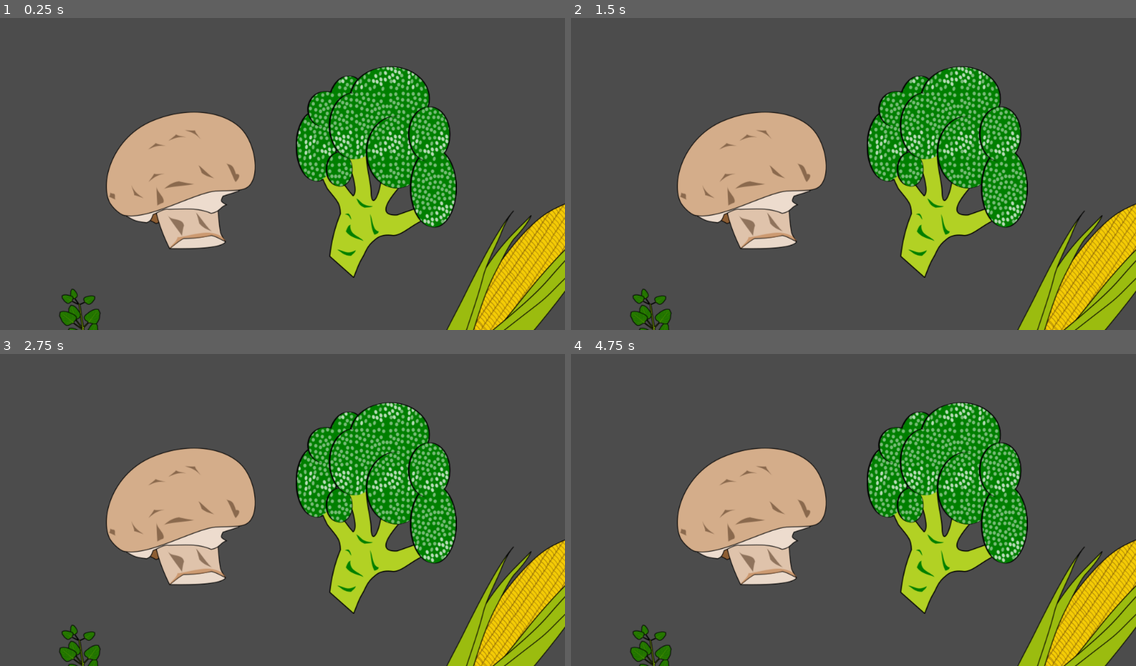
Above: before the commit, frames 1-4 (two rows, left to right).
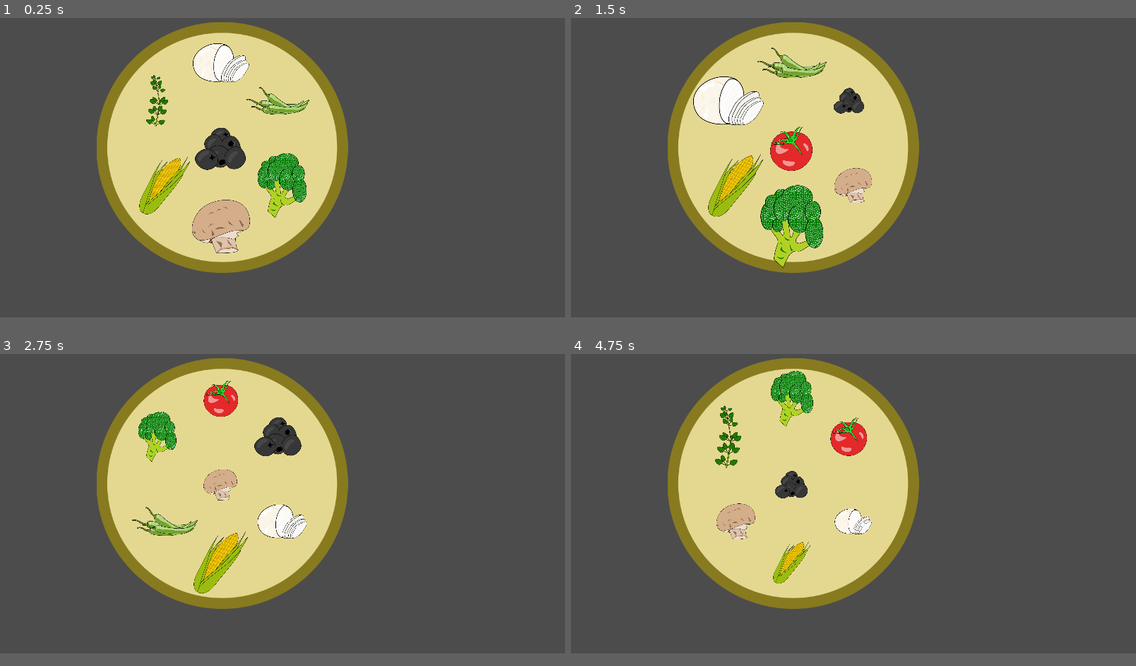
Above: after the commit, the same moments.

Repository: kaiec/pizzacheck
Game: Godot game, scene res://Game.tscn
Same seed, same stepped clock (60 frames per second), same inputs: the game is played once before the commit and once after it. Before the commit the project has no main scene; this scene is started directly in both runs.
Inputs:
- Up to frame 1 (0.25 s): no input
- Up to frame 2 (1.5 s): tap Enter (ui_accept) at 0.5, 1.35 s; hold Enter (ui_accept) 0.53-1.28 s
- Up to frame 3 (2.75 s): tap Enter (ui_accept) at 1.52, 1.82 s; hold Enter (ui_accept) from 2.03 s (still down)
- Up to frame 4 (4.75 s): release Enter (ui_accept) at 2.78 s; tap Enter (ui_accept) at 2.85, 3.02, 3.32, 4.35, 4.52 s; hold Enter (ui_accept) 3.53-4.28 s
In our replay, the window is 800x468 before the commit and 800x450 after it. These sizes can differ from the game's own. Grey fills any space a smaller window leaves; there, only what the larger window draws over its background counts as a difference.

The runs differ from the first frame. In frame 1, 44% of the frame differs, in the area x 10-100%, y 1-100%; in frame 2, 43%; in frame 3, 43%; in frame 4, 43%.

Commit message:
Shuffling plate

Diff:
--- /dev/null
+++ b/Game.gd
@@ -0,0 +1,19 @@
+extends Node2D
+
+
+# Declare member variables here. Examples:
+# var a = 2
+# var b = "text"
+
+
+# Called when the node enters the scene tree for the first time.
+func _ready():
+	pass # Replace with function body.
+
+
+# Called every frame. 'delta' is the elapsed time since the previous frame.
+#func _process(delta):
+#	pass
+func _input(event):
+	if event.is_action_pressed("ui_accept"):
+		$plate.shuffle()
--- a/Game.tscn
+++ b/Game.tscn
@@ -8,37 +8,46 @@
 [ext_resource path="res://assets/images/mozarella.png" type="Texture" id=6]
 [ext_resource path="res://assets/images/corn.png" type="Texture" id=7]
 [ext_resource path="res://assets/images/champignon.png" type="Texture" id=8]
+[ext_resource path="res://Plate.tscn" type="PackedScene" id=9]
+[ext_resource path="res://Game.gd" type="Script" id=10]
 
 [node name="Game" type="Node2D"]
+script = ExtResource( 10 )
 
-[node name="broccoli" type="Sprite" parent="."]
-position = Vector2( 681.72, 312.629 )
+[node name="plate" parent="." instance=ExtResource( 9 )]
+position = Vector2( 503.431, 334.122 )
+
+[node name="vegetables" type="Node2D" parent="."]
+visible = false
+
+[node name="broccoli" type="Sprite" parent="vegetables"]
+position = Vector2( 1639.1, 1173.64 )
 texture = ExtResource( 5 )
 
-[node name="champignon" type="Sprite" parent="."]
-position = Vector2( 327.683, 327.748 )
+[node name="champignon" type="Sprite" parent="vegetables"]
+position = Vector2( 187.831, 1331.91 )
 texture = ExtResource( 8 )
 
-[node name="corn" type="Sprite" parent="."]
-position = Vector2( 947.564, 538.155 )
+[node name="corn" type="Sprite" parent="vegetables"]
+position = Vector2( 531.806, 1400.44 )
 texture = ExtResource( 7 )
 
-[node name="mozarella" type="Sprite" parent="."]
-position = Vector2( 500.292, 727.143 )
+[node name="mozarella" type="Sprite" parent="vegetables"]
+position = Vector2( 179.762, 906.574 )
 texture = ExtResource( 6 )
 
-[node name="olives" type="Sprite" parent="."]
-position = Vector2( 946.304, 819.117 )
+[node name="olives" type="Sprite" parent="vegetables"]
+position = Vector2( 1556.43, 114.431 )
 texture = ExtResource( 3 )
 
-[node name="oregano" type="Sprite" parent="."]
-position = Vector2( 152.554, 691.865 )
+[node name="oregano" type="Sprite" parent="vegetables"]
+position = Vector2( -458.611, 999.03 )
 texture = ExtResource( 4 )
 
-[node name="peperoni" type="Sprite" parent="."]
-position = Vector2( 476.353, 1024.48 )
+[node name="peperoni" type="Sprite" parent="vegetables"]
+position = Vector2( 1124.35, 872.484 )
 texture = ExtResource( 2 )
 
-[node name="tomato" type="Sprite" parent="."]
-position = Vector2( 956.383, 1180.71 )
+[node name="tomato" type="Sprite" parent="vegetables"]
+position = Vector2( 1656.38, 480.715 )
 texture = ExtResource( 1 )
--- /dev/null
+++ b/Plate.gd
@@ -0,0 +1,29 @@
+extends Node2D
+
+var values = ["oregano", "peperoni", "mozarella", "corn", "tomato", "olives", "broccoli", "champignon"]
+var missing = "oregano"
+
+
+func shuffle():
+	var posnos = range(7)
+	posnos.shuffle()
+	values.shuffle()
+	missing = values[0]
+	for v in $vegetables.get_children():
+		if v.name == missing:
+			v.hide()
+			continue
+		v.position = $positions.get_child(posnos.pop_back()).position
+		var scale = rand_range(0.25, 0.5)
+		v.scale = Vector2(scale, scale)
+		v.show()
+
+
+# Called when the node enters the scene tree for the first time.
+func _ready():
+	shuffle()
+
+
+# Called every frame. 'delta' is the elapsed time since the previous frame.
+#func _process(delta):
+#	pass
--- /dev/null
+++ b/Plate.tscn
@@ -0,0 +1,78 @@
+[gd_scene load_steps=11 format=2]
+
+[ext_resource path="res://assets/images/plate.png" type="Texture" id=1]
+[ext_resource path="res://Plate.gd" type="Script" id=2]
+[ext_resource path="res://assets/images/tomato.png" type="Texture" id=3]
+[ext_resource path="res://assets/images/peperoni.png" type="Texture" id=4]
+[ext_resource path="res://assets/images/olives.png" type="Texture" id=5]
+[ext_resource path="res://assets/images/oregano.png" type="Texture" id=6]
+[ext_resource path="res://assets/images/broccoli.png" type="Texture" id=7]
+[ext_resource path="res://assets/images/mozarella.png" type="Texture" id=8]
+[ext_resource path="res://assets/images/corn.png" type="Texture" id=9]
+[ext_resource path="res://assets/images/champignon.png" type="Texture" id=10]
+
+[node name="plate" type="Node2D"]
+script = ExtResource( 2 )
+
+[node name="plate" type="Sprite" parent="."]
+texture = ExtResource( 1 )
+__meta__ = {
+"_edit_lock_": true
+}
+
+[node name="positions" type="Node2D" parent="."]
+
+[node name="pos1" type="Node2D" parent="positions"]
+position = Vector2( -2.82843, -192.333 )
+
+[node name="pos2" type="Node2D" parent="positions"]
+position = Vector2( 125.865, -106.066 )
+
+[node name="pos3" type="Node2D" parent="positions"]
+position = Vector2( 135.764, 86.267 )
+
+[node name="pos4" type="Node2D" parent="positions"]
+position = Vector2( -2.82843, 179.605 )
+
+[node name="pos5" type="Node2D" parent="positions"]
+position = Vector2( -130.108, 86.267 )
+
+[node name="pos6" type="Node2D" parent="positions"]
+position = Vector2( -147.078, -106.066 )
+
+[node name="pos7" type="Node2D" parent="positions"]
+position = Vector2( -4.24261, 2.82837 )
+
+[node name="vegetables" type="Node2D" parent="."]
+
+[node name="broccoli" type="Sprite" parent="vegetables"]
+position = Vector2( -304.897, 1717.64 )
+texture = ExtResource( 7 )
+
+[node name="champignon" type="Sprite" parent="vegetables"]
+position = Vector2( 119.831, 1731.91 )
+texture = ExtResource( 10 )
+
+[node name="corn" type="Sprite" parent="vegetables"]
+position = Vector2( -344.194, 1228.44 )
+texture = ExtResource( 9 )
+
+[node name="mozarella" type="Sprite" parent="vegetables"]
+position = Vector2( 527.762, 1222.57 )
+texture = ExtResource( 8 )
+
+[node name="olives" type="Sprite" parent="vegetables"]
+position = Vector2( 508.43, 1622.43 )
+texture = ExtResource( 5 )
+
+[node name="oregano" type="Sprite" parent="vegetables"]
+position = Vector2( 81.3888, 1235.03 )
+texture = ExtResource( 6 )
+
+[node name="peperoni" type="Sprite" parent="vegetables"]
+position = Vector2( 1168.35, 1160.48 )
+texture = ExtResource( 4 )
+
+[node name="tomato" type="Sprite" parent="vegetables"]
+position = Vector2( 956.383, 1620.71 )
+texture = ExtResource( 3 )
--- /dev/null
+++ b/assets/images/plate.svg
@@ -0,0 +1,65 @@
+<?xml version="1.0" encoding="UTF-8" standalone="no"?>
+<svg
+   xmlns:dc="http://purl.org/dc/elements/1.1/"
+   xmlns:cc="http://creativecommons.org/ns#"
+   xmlns:rdf="http://www.w3.org/1999/02/22-rdf-syntax-ns#"
+   xmlns:svg="http://www.w3.org/2000/svg"
+   xmlns="http://www.w3.org/2000/svg"
+   xmlns:sodipodi="http://sodipodi.sourceforge.net/DTD/sodipodi-0.dtd"
+   xmlns:inkscape="http://www.inkscape.org/namespaces/inkscape"
+   width="108.11481mm"
+   height="108.11481mm"
+   viewBox="0 0 108.11481 108.11481"
+   version="1.1"
+   id="svg8"
+   inkscape:version="1.0.2 (e86c870879, 2021-01-15)"
+   sodipodi:docname="plate.svg"
+   inkscape:export-filename="/home/kai/daten/projekte/pizzacheck/assets/images/plate.png"
+   inkscape:export-xdpi="133.8"
+   inkscape:export-ydpi="133.8">
+  <defs
+     id="defs2" />
+  <sodipodi:namedview
+     id="base"
+     pagecolor="#ffffff"
+     bordercolor="#666666"
+     borderopacity="1.0"
+     inkscape:pageopacity="0.0"
+     inkscape:pageshadow="2"
+     inkscape:zoom="0.43858025"
+     inkscape:cx="116.41347"
+     inkscape:cy="237.43467"
+     inkscape:document-units="mm"
+     inkscape:current-layer="layer1"
+     inkscape:document-rotation="0"
+     showgrid="false"
+     inkscape:window-width="1911"
+     inkscape:window-height="1055"
+     inkscape:window-x="3841"
+     inkscape:window-y="1097"
+     inkscape:window-maximized="1" />
+  <metadata
+     id="metadata5">
+    <rdf:RDF>
+      <cc:Work
+         rdf:about="">
+        <dc:format>image/svg+xml</dc:format>
+        <dc:type
+           rdf:resource="http://purl.org/dc/dcmitype/StillImage" />
+        <dc:title></dc:title>
+      </cc:Work>
+    </rdf:RDF>
+  </metadata>
+  <g
+     inkscape:label="Layer 1"
+     inkscape:groupmode="layer"
+     id="layer1"
+     transform="translate(-75.03227,-84.742139)">
+    <circle
+       style="opacity:1;vector-effect:none;fill:#e5d992;fill-opacity:1;fill-rule:evenodd;stroke:#897b20;stroke-width:4.676;stroke-linecap:butt;stroke-linejoin:miter;stroke-miterlimit:4;stroke-dasharray:none;stroke-dashoffset:0;stroke-opacity:1"
+       id="path833"
+       cx="129.08968"
+       cy="138.79955"
+       r="51.719406" />
+  </g>
+</svg>
--- a/project.godot
+++ b/project.godot
@@ -16,7 +16,15 @@
 [application]
 
 config/name="Pizza Check"
+run/main_scene="res://Game.tscn"
 config/icon="res://icon.png"
+
+[display]
+
+window/size/width=1280
+window/size/height=720
+window/stretch/mode="2d"
+window/stretch/aspect="keep"
 
 [rendering]
 
Not shown: 1 places in Game.tscn that only renumber resources
Binary file added: assets/images/plate.png
Not shown, added: assets/images/plate.png.import
Not shown, added: assets/images/plate.svg.import
